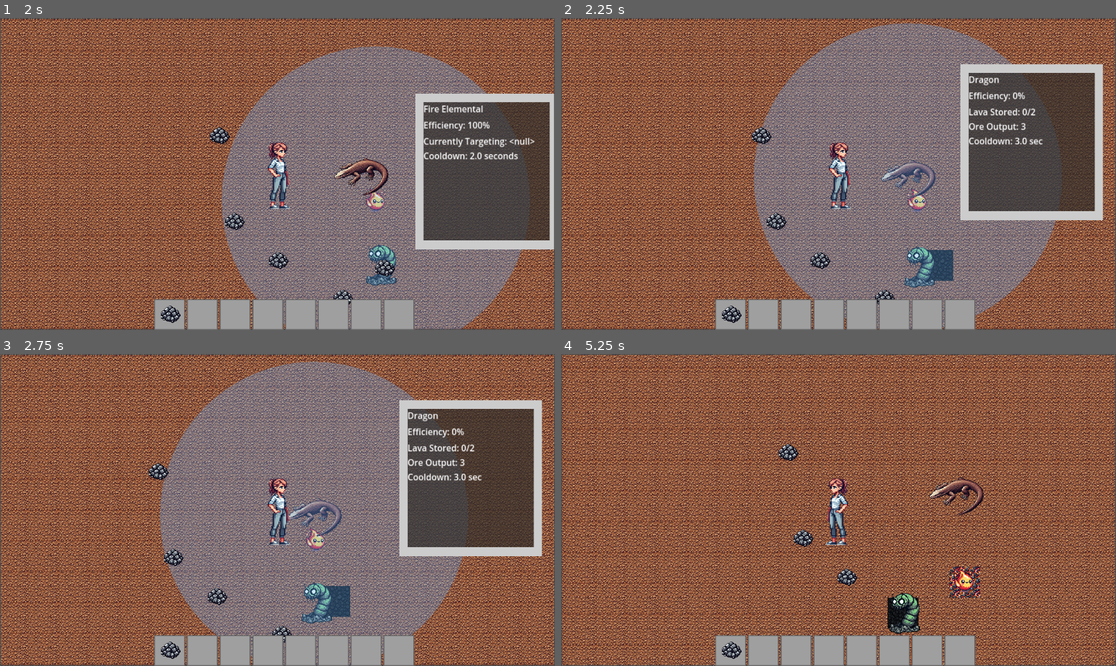
Above: before the commit, frames 1-4 (two rows, left to right).
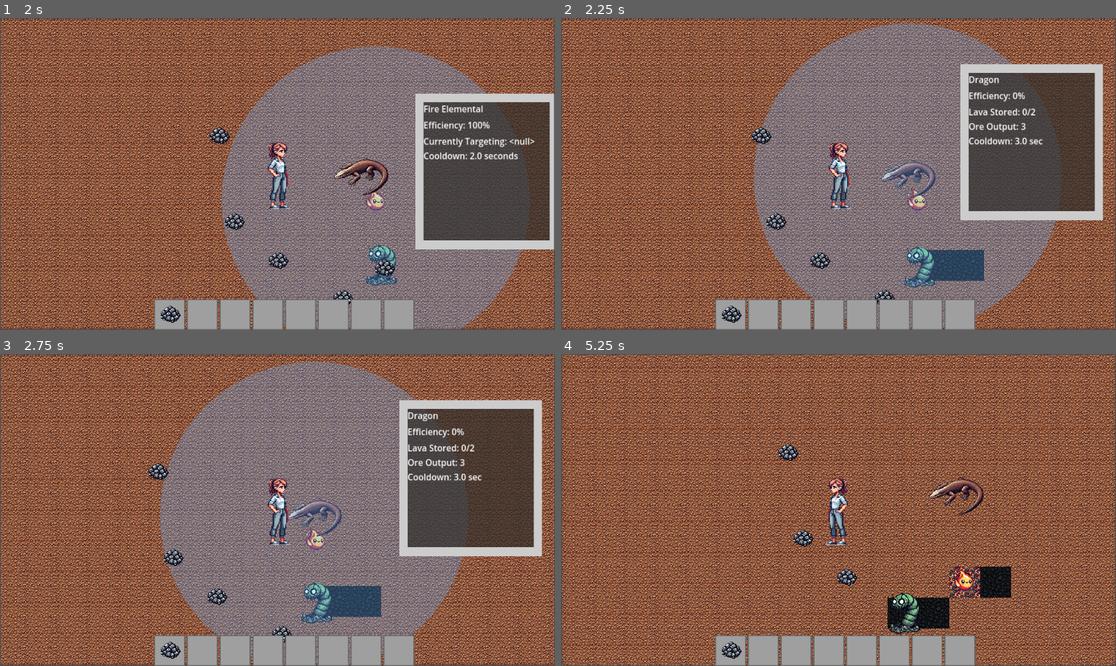
Above: after the commit, the same moments.

Repository: aaronjmcd2/ecomonster-project
Game: Godot game, scene res://scenes/Main.tscn
Two runs of this game, one before a commit and one after it. Both use one fixed random seed, a clock stepped at 60 frames per second and the inputs below.
Inputs (mouse positions are in pixels of both pictures, inside the frame that each line leads up to):
- Up to frame 1 (2 s): drag from (444, 230) to (233, 220) at 0.52 s; drag from (377, 202) to (233, 220) at 1.27 s
- Up to frame 2 (2.25 s): move the mouse to (921, 170) at 2.02 s; hold Right (ui_right) from 2.03 s (still down); click (921, 170) at 2.17 s
- Up to frame 3 (2.75 s): keep holding Right (ui_right)
- Up to frame 4 (5.25 s): release Right (ui_right) at 2.75 s; drag from (810, 572) to (721, 472) at 2.77 s; move the mouse to (1005, 556) at 3.52 s; hold Left (ui_left) 3.53-4.25 s; drag from (672, 463) to (910, 634) at 4.27 s; move the mouse to (866, 510) at 5.02 s; hold Down (ui_down) from 5.03 s (still down); click (866, 510) at 5.17 s

Frame 1 is identical in both runs. In frame 2, 0.5% of the frame differs, in the area x 70-77%, y 74-85%; in frame 3, 0.5%; in frame 4, 1.1%, in the area x 64-82%, y 68-88%.

Commit message:
Fixed bug during conflict over resources.

Diff:
--- a/scripts/CoalWorm.gd
+++ b/scripts/CoalWorm.gd
@@ -47,6 +47,9 @@
 		move_to_target(delta)
 
 func move_to_target(delta):
+	if target_drop == null or not is_instance_valid(target_drop):
+		reset_worm()
+		return
 	var target_pos = target_drop.global_position
 	var direction = (target_pos - global_position).normalized()
 	move_vector = direction * speed
@@ -74,6 +77,11 @@
 		target_drop.consume()
 		reset_worm()
 
+	if target_drop and is_instance_valid(target_drop):
+		convert_tile_beneath()
+		target_drop.consume()
+	reset_worm()
+
 func convert_tile_beneath():
 	var tile_pos = tile_map_layer.local_to_map(global_position)
 
